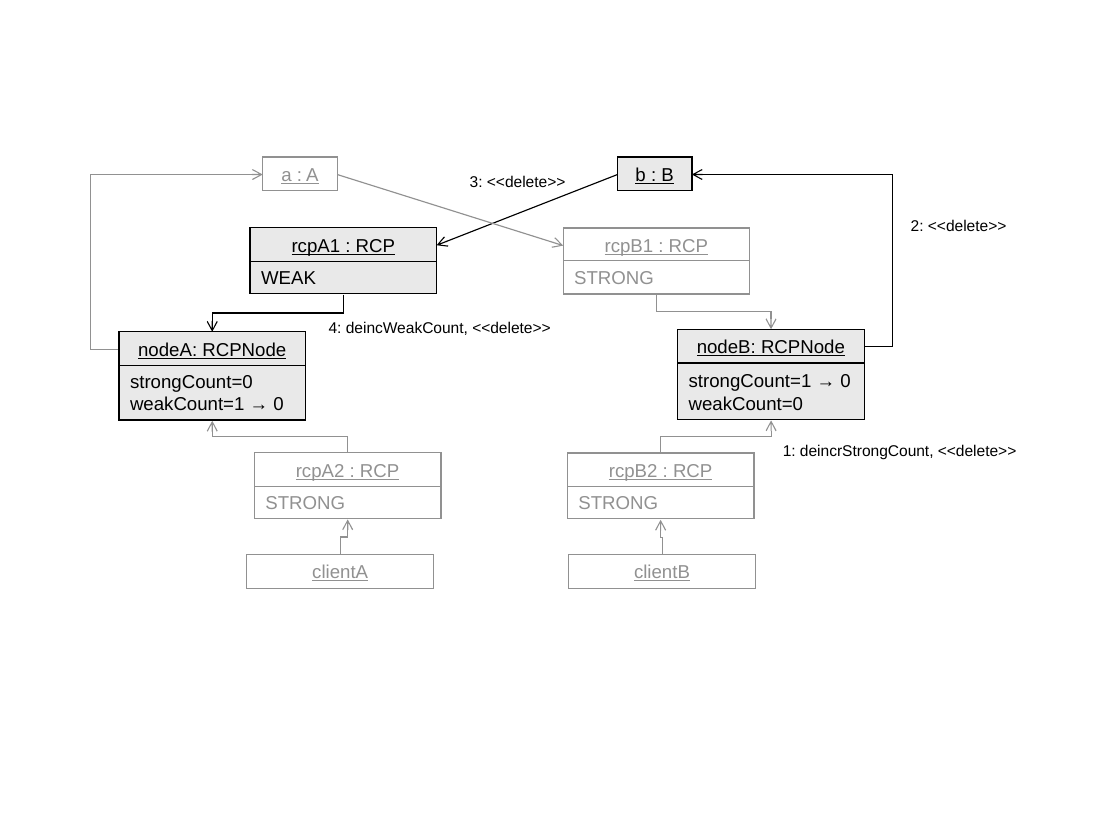
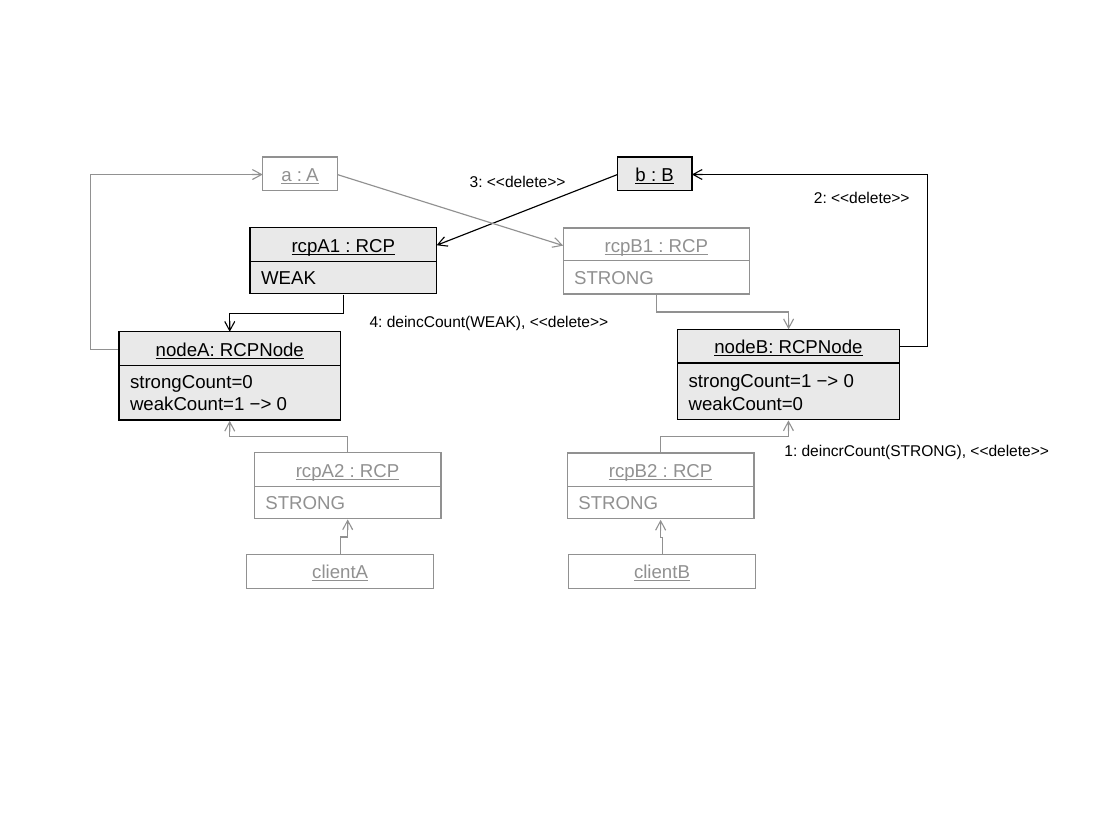
Before and after one commit to bartlettroscoe/TeuchosMMDocs, a slide deck: slide 1 of memory_management_report/CircularRCP_A_B_ClientA_2.ppt. Drawn at 1120x840 pixels with LibreOffice and Linux fonts; fonts in the diff are those of the drawing. Boxes give left, top, right and bottom in pixels: in the first picture for what was removed or moved away, otherwise in the second. Text is boxed around its words. In the diff, an @@ line names an element or a change of style, - is before the commit and + after.

```diff
--- a/memory_management_report/CircularRCP_A_B_ClientA_2.ppt
+++ b/memory_management_report/CircularRCP_A_B_ClientA_2.ppt
@@ elbow arrow moved from (865, 347) - (692, 175) to (899, 347) - (692, 175) @@
@@ text "2: <<delete>>": place and size @@
-text "2: <<delete>>" at <box>911,219,1006,231</box>
+text "2: <<delete>>" at <box>814,191,909,203</box>
@@ elbow arrow moved from (344, 295) - (212, 332) to (344, 295) - (230, 332) @@
@@ elbow arrow moved from (656, 295) - (771, 329) to (656, 295) - (788, 329) @@
@@ text at <box>370,315,608,330</box>: text changed @@
-4: deincWeakCount, <<delete>>
+4: deincCount(WEAK), <<delete>>
@@ rectangle "nodeB: RCPNode": place and size @@
-rectangle "nodeB: RCPNode" at <box>678,329,865,363</box>
+rectangle "nodeB: RCPNode" at <box>678,329,899,363</box>
@@ rectangle "nodeA: RCPNode": place and size @@
-rectangle "nodeA: RCPNode" at <box>119,332,306,365</box>
+rectangle "nodeA: RCPNode" at <box>119,332,340,365</box>
@@ rectangle "strongCount=0": place and size @@
-rectangle "strongCount=0" at <box>119,364,306,420</box>
+rectangle "strongCount=0" at <box>119,364,340,420</box>
@@ rectangle "strongCount=1 −> 0": place and size @@
-rectangle "strongCount=1 −> 0" at <box>678,363,865,419</box>
+rectangle "strongCount=1 −> 0" at <box>678,363,899,419</box>
@@ text in rectangle at <box>689,374,854,391</box>: text changed @@
-strongCount=1 → 0
+strongCount=1 −> 0
@@ text in rectangle at <box>130,396,287,410</box>: text changed @@
-weakCount=1 → 0
+weakCount=1 −> 0
@@ elbow arrow moved from (347, 452) - (213, 421) to (347, 452) - (230, 421) @@
@@ elbow arrow moved from (661, 454) - (771, 420) to (661, 454) - (788, 420) @@
@@ text at <box>784,444,1048,459</box>: text changed @@
-1: deincrStrongCount, <<delete>>
+1: deincrCount(STRONG), <<delete>>
```
Also in this commit, not shown: 8 other files.
